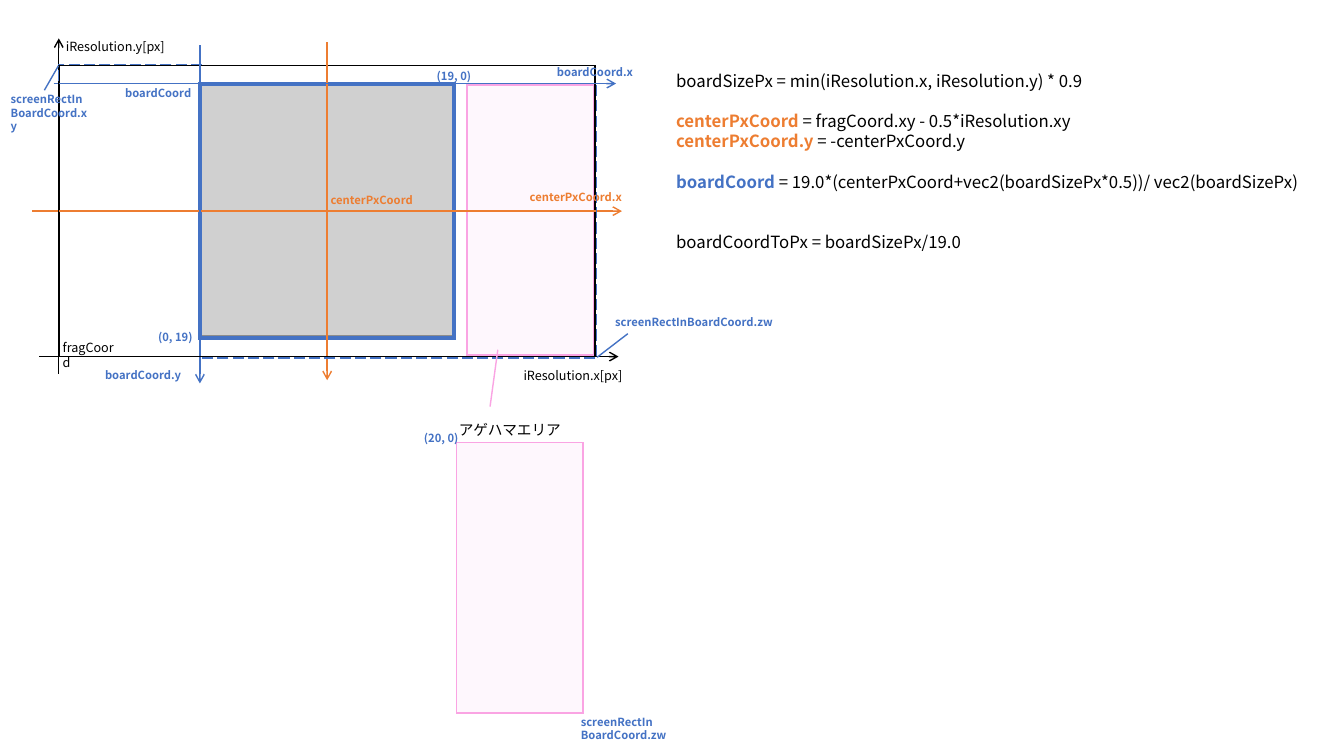
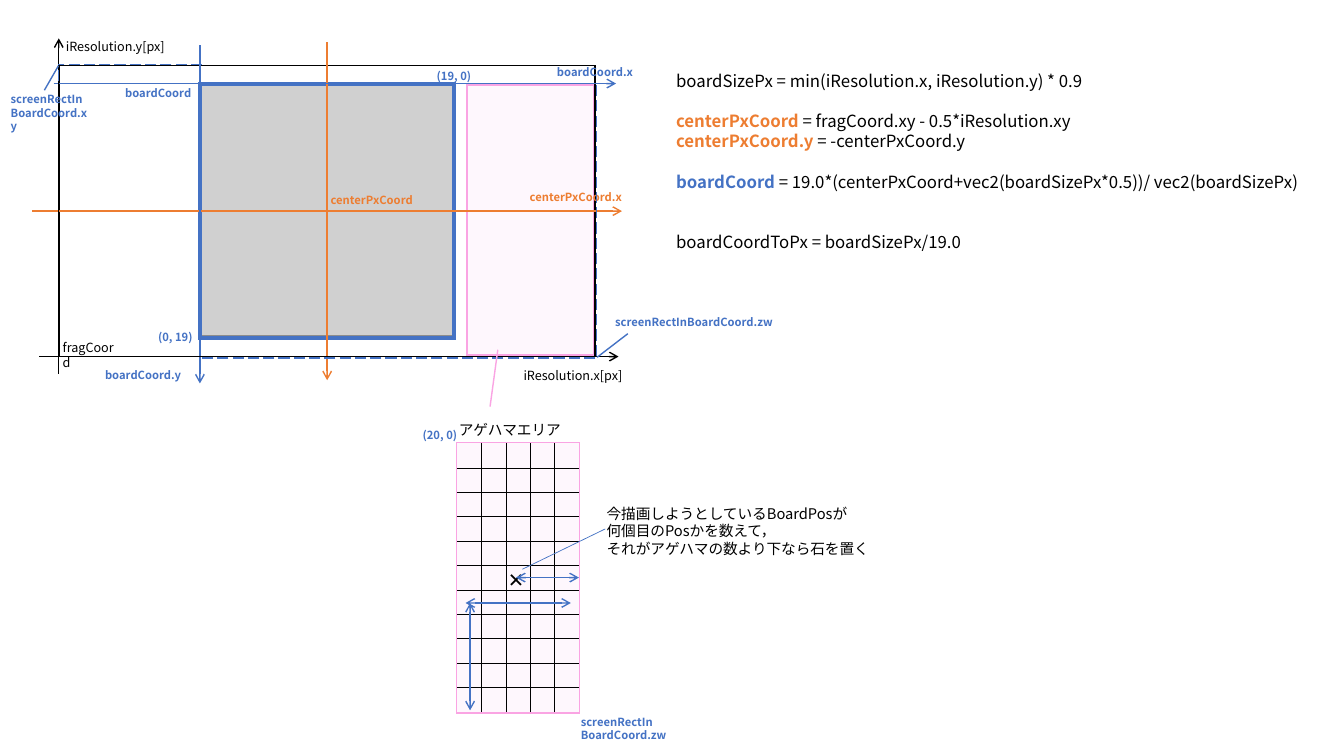
Before and after one commit to mu-777/igo_in_shadertoy, a slide deck: slide 2 of memo.pptx. Drawn at 1344x756 pixels with LibreOffice and Linux fonts; fonts in the diff are those of the drawing; grey boxes stand for pictures. Boxes give left, top, right and bottom in pixels: in the first picture for what was removed or moved away, otherwise in the second. Text is boxed around its words. In the diff, an @@ line names an element or a change of style, - is before the commit and + after.

```diff
--- a/memo.pptx
+++ b/memo.pptx
@@ rectangle: place and size @@
-rectangle at (457,443,584,713)
+rectangle at (457,443,580,713)
@@ table added at (458,444,579,713), 11 rows, 5 columns @@
+ |  |  |  | 
+ |  |  |  | 
+ |  |  |  | 
+ |  |  |  | 
+ |  |  |  | 
+ |  |  |  | 
+ |  |  |  | 
+ |  |  |  | 
+ |  |  |  | 
+ |  |  |  | 
+ |  |  |  | 
@@ text added at (607,506,869,556), 10.5 pt, text #000000 @@
+今描画しようとしているBoardPosが
+何個目のPosかを数えて，
+それがアゲハマの数より下なら石を置く
@@ line added from (522, 570) to (605, 529), #4472C4 0.5 pt @@
@@ text added at (498,563,538,597), 14 pt, text #000000 @@
+✕
@@ double arrow added from (579, 578) to (516, 578), #4472C4 1 pt @@
@@ double arrow added from (571, 603) to (466, 603), #4472C4 1 pt @@
@@ double arrow added from (470, 711) to (470, 603), #4472C4 1 pt @@
```
Also in this commit, not shown: 1 other slide changed, 4 other files.
